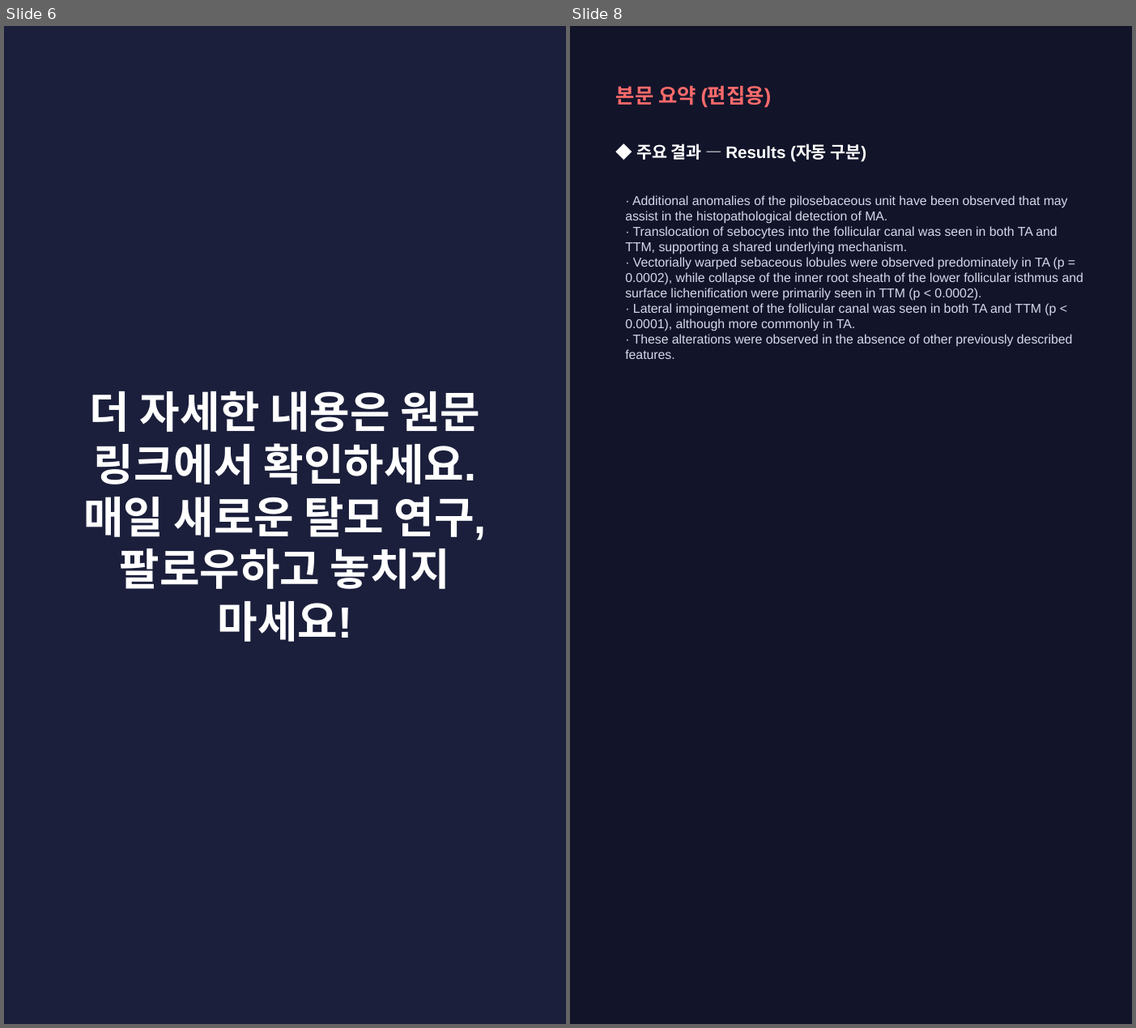
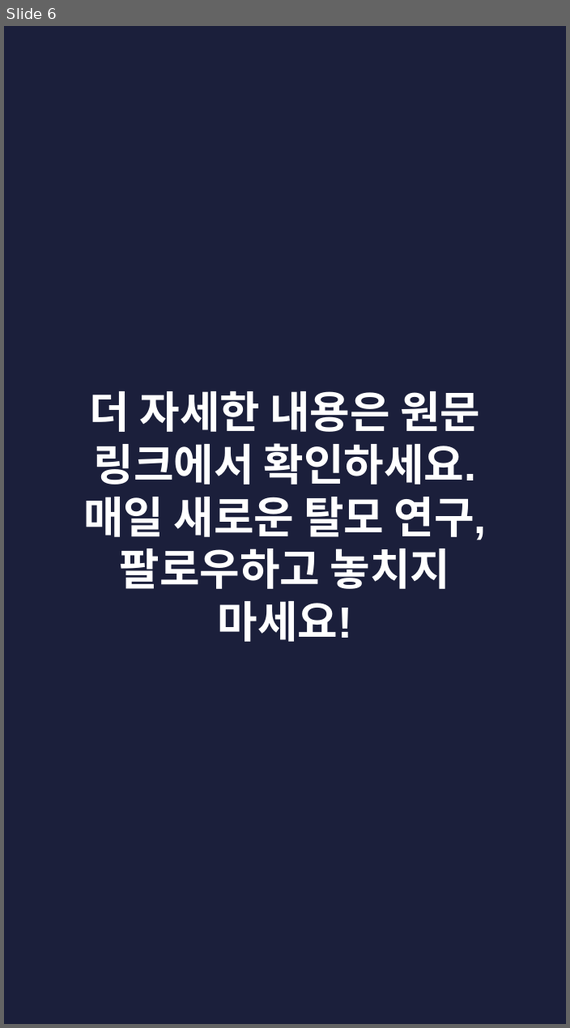
Before and after one commit to hyokang2010-BJ-ANTH/product-builder-test, a slide deck: pwa/data/latest/slides.pptx. Shown side by side, each under a label of ours: slides 6 and 8 before the commit, slide 6 after it; the slides between them are not shown. The pictures are 1136x1028 and 570x1028 pixels, drawn with LibreOffice and Linux fonts; fonts in the diff are those of the drawing. Boxes give left, top, right and bottom in pixels: in the first picture for what was removed or moved away, otherwise in the second. Text is boxed around its words. In the diff, an @@ line names an element or a change of style, - is before the commit and + after.

```diff
--- a/pwa/data/latest/slides.pptx
+++ b/pwa/data/latest/slides.pptx
@@ slide 8 removed at bbox=[570, 26, 1132, 1024], background #12142A @@
@@ text removed at bbox=[616, 85, 772, 108] @@
-본문 요약 (편집용)
@@ text removed at bbox=[636, 143, 867, 162] @@
-◆ 주요 결과 — Results (자동 구분)
@@ text removed at bbox=[625, 195, 1084, 359] @@
-· Additional anomalies of the pilosebaceous unit have been observed that may assist in the histopathological detection of MA.
-· Translocation of sebocytes into the follicular canal was seen in both TA and TTM, supporting a shared underlying mechanism.
-· Vectorially warped sebaceous lobules were observed predominately in TA (p = 0.0002), while collapse of the inner root sheath of the lower follicular isthmus and surface lichenification were primarily seen in TTM (p < 0.0002).
-· Lateral impingement of the follicular canal was seen in both TA and TTM (p < 0.0001), although more commonly in TA.
-· These alterations were observed in the absence of other previously described features.
```
Also in this commit, not shown: 5 slides changed, 2 slides added, 1 other slide removed, 26 other files.
